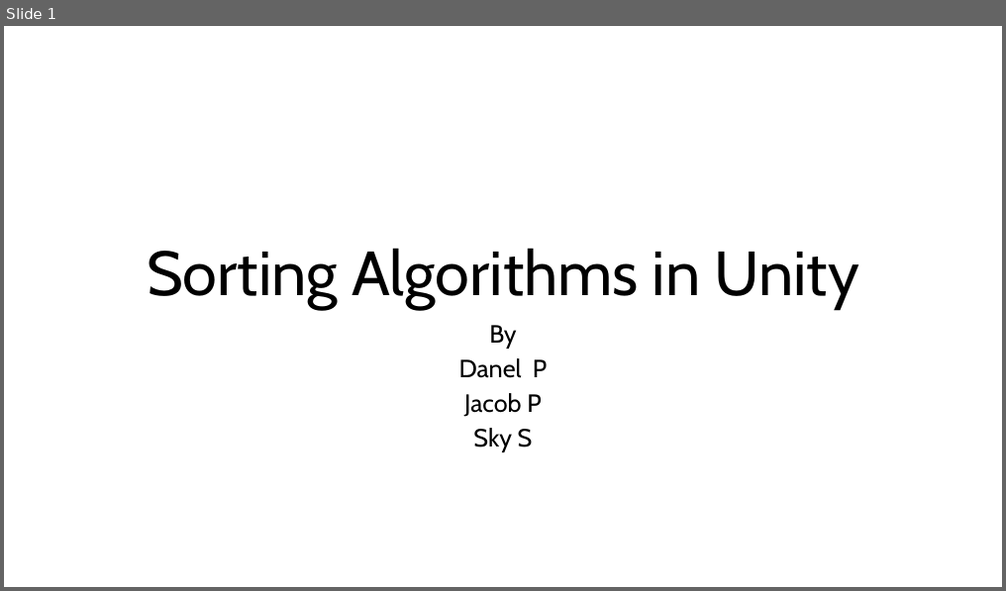
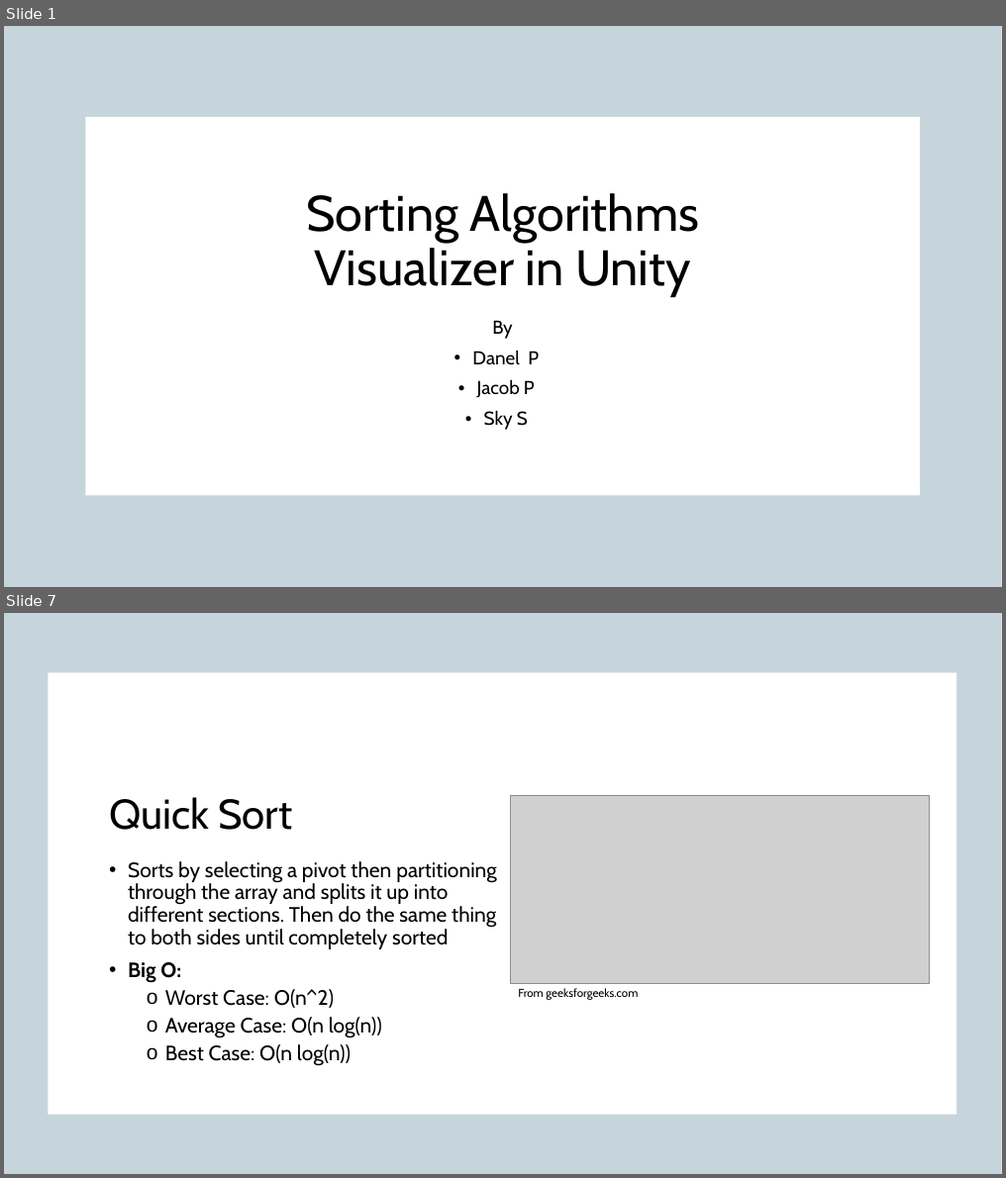
Before and after one commit to d-pratt22/CS315-Group-Project, a slide deck: CS315 Group Project.pptx. Shown one above the other, each under a label of ours: slide 1 before the commit, slides 1 and 7 after it; the slides between them are not shown. The pictures are 1006x591 and 1006x1178 pixels, drawn with LibreOffice and Linux fonts; fonts in the diff are those of the drawing; grey boxes stand for pictures; background and template pictures are left out. Boxes give left, top, right and bottom in pixels: in the first picture for what was removed or moved away, otherwise in the second. Text is boxed around its words. In the diff, an @@ line names an element or a change of style, - is before the commit and + after.

```diff
--- a/CS315 Group Project.pptx
+++ b/CS315 Group Project.pptx
@@ slide 7 added at (x1=4, y1=613, x2=1002, y2=1174), background picture (left out) @@
@@ rectangle added at (x1=4, y1=613, x2=1002, y2=1174), fill #E8E8E8 at 50% opacity @@
@@ rectangle added at (x1=4, y1=613, x2=1002, y2=1174), fill #156082 at 20% opacity @@
@@ rectangle added at (x1=49, y1=672, x2=957, y2=1115), fill #FFFFFF @@
@@ title added at (x1=109, y1=797, x2=292, y2=830), 40 pt, text #000000 @@
+Quick Sort
@@ picture added at (x1=510, y1=796, x2=930, y2=983) @@
@@ text added at (x1=128, y1=861, x2=497, y2=1066), 20 pt, text #000000 @@
+• Sorts by selecting a pivot then partitioning through the array and splits it up into different sections. Then do the same thing to both sides until completely sorted
+• Big O:
+  o Worst Case: O(n^2)
+  o Average Case: O(n log(n))
+  o Best Case: O(n log(n))
@@ text added at (x1=518, y1=988, x2=638, y2=1000), 11 pt, text #000000 @@
+From geeksforgeeks.com
@@ slide 1 changed as well @@
@@ rectangle added at (x1=4, y1=26, x2=1002, y2=587), fill #E8E8E8 at 50% opacity @@
@@ rectangle added at (x1=4, y1=26, x2=1002, y2=587), fill #156082 at 20% opacity @@
@@ rectangle added at (x1=85, y1=116, x2=921, y2=495), fill #FFFFFF @@
@@ title at (x1=306, y1=193, x2=700, y2=295): text changed; size 60 to 48 pt @@
-Sorting Algorithms in Unity
+Sorting Algorithms
+Visualizer in Unity
@@ subtitle "By" moved from (x1=459, y1=325, x2=547, y2=453) to (x1=472, y1=320, x2=539, y2=430) @@
@@ subtitle "By" at (x1=472, y1=320, x2=539, y2=430): size 24 to 18 pt; line spacing 0.8 to 0.9; bullet none to • @@
```
Also in this commit, not shown: 10 other slides added, 9 slides removed.
